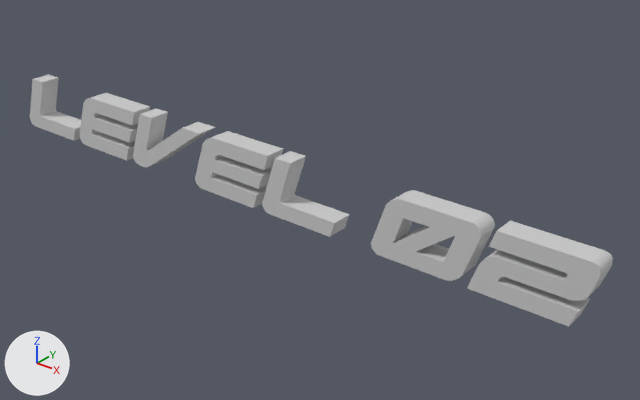
The FBX model flick_vr/Content/FlickerGame/Meshes/level02.FBX as it was, and as the next commit left it.
Camera for both pictures: a 50 mm lens placed at (1.228, -1.302, 0.8), pointed at (0.129, 0.072, -0.052). The lights are fixed; the arrows at lower left show +X, +Y and +Z. Where no turn or scale is listed for an object, it has been applied to the vertices.

Objects in the first picture: 'Text006'.
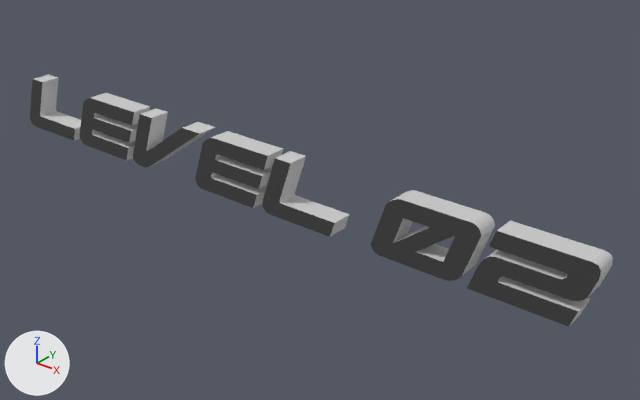
Pixel boxes (x1, y1, x2, y2) of what changed, in the pictures (640 x 400 px):
```json
{"part": 1, "of": "me_mesh", "change": "recoloured", "before": [30, 79, 601, 327], "after": [30, 79, 601, 327], "on screen": "grey to black"}
```

The change, as JSON lines over the scene's bpy script:
```json
{"op": "add", "block": "mat_01___default", "code": ["mat_01___default = principled_material('01 - Default')", "mat_01___default.base_color = (0.051, 0.051, 0.051)  # black #404040", "mat_01___default.roughness = 0.859"]}
{"block": "me_mesh", "where": "me_mesh.from_pydata(...)  # 310 vertices, 600 faces; spans x -0.8..0.8, y -0.03..0.03, z -0.07..0.07"}
{"block": "me_mesh", "where": "# used by ob_text006; location = (0.0, 0.0, 0.0)"}
{"block": "me_mesh", "change": "me_mesh part 1: all 145 faces centred in x -0.8..0.79, y -0.03, z -0.06..0.06 switch from mat_02___default (light grey #cacaca) to mat_01___default (black #404040)"}
```
